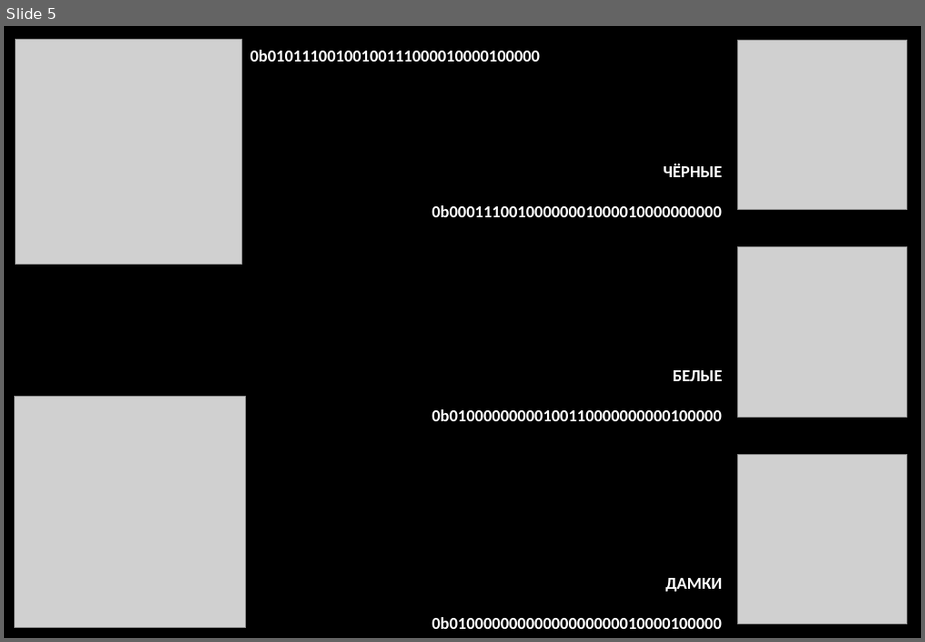
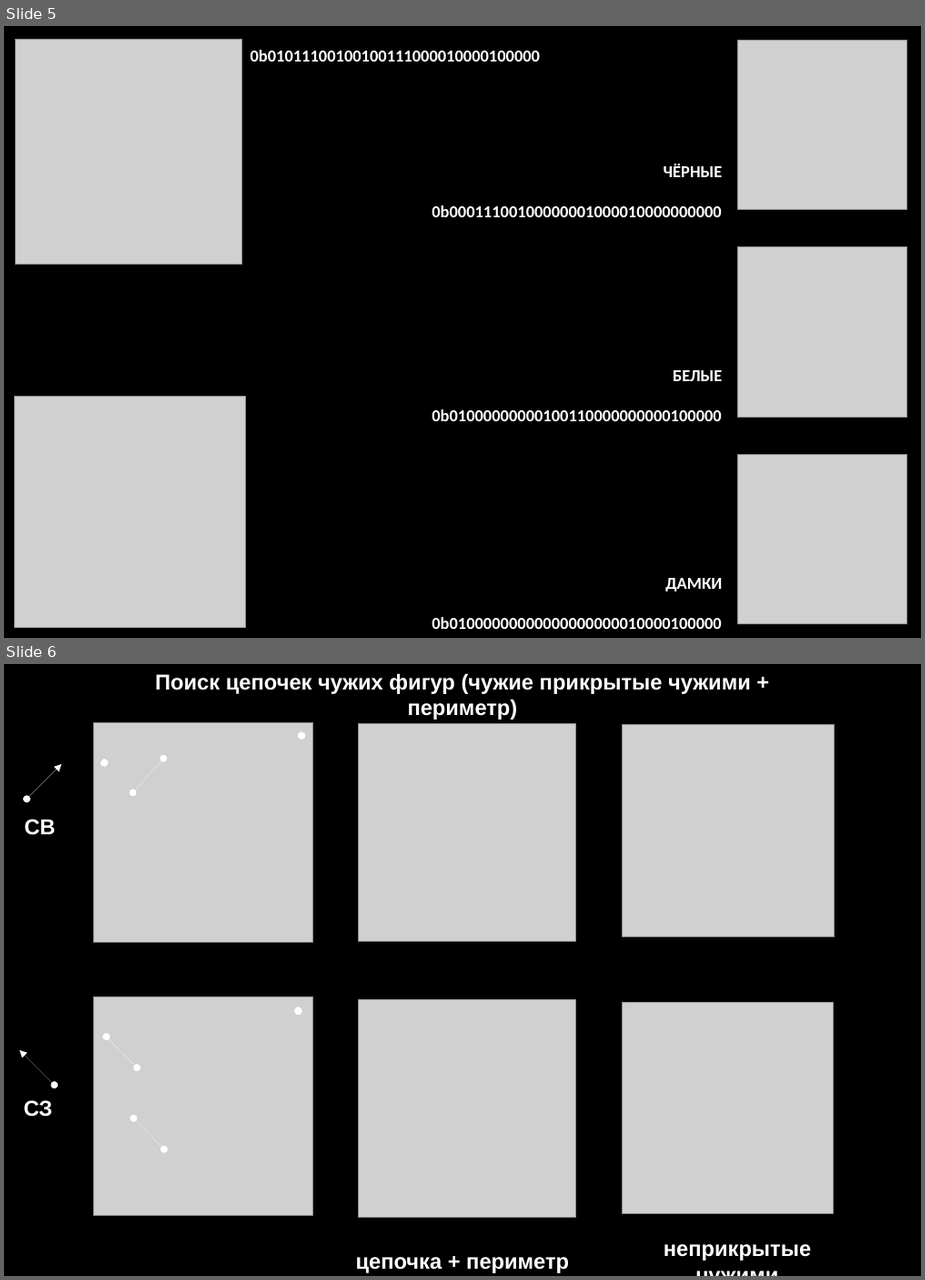
Before and after one commit to hydroplexus/checker-ass, a slide deck: _.doc/_.checker-ass-presentation.odp. Shown one above the other, each under a label of ours: slide 5 before the commit, slides 5 and 6 after it. The pictures are 925x642 and 925x1280 pixels, drawn with LibreOffice and Linux fonts; fonts in the diff are those of the drawing; grey boxes stand for pictures. Boxes give left, top, right and bottom in pixels: in the first picture for what was removed or moved away, otherwise in the second. Text is boxed around its words. In the diff, an @@ line names an element or a change of style, - is before the commit and + after.

```diff
--- a/_.doc/_.checker-ass-presentation.odp
+++ b/_.doc/_.checker-ass-presentation.odp
@@ slide 6 added at box(4, 664, 921, 1276), background #000000 @@
@@ text added at box(155, 673, 751, 720), 18 pt, text #FFFFFF, bold @@
+Поиск цепочек чужих фигур (чужие прикрытые чужими + периметр)
@@ picture added at box(359, 723, 576, 941) @@
@@ picture added at box(622, 724, 834, 937) @@
@@ double arrow added from (27, 799) to (62, 764), #FFFFFF 0 pt @@
@@ group added at box(94, 722, 312, 941): 2 ellipses, 1 picture, 1 double arrow @@
@@ text added at box(24, 819, 55, 835), 18 pt, text #FFFFFF, bold @@
+СВ
@@ picture added at box(359, 1000, 576, 1217) @@
@@ picture added at box(623, 1003, 833, 1213) @@
@@ group added at box(94, 996, 312, 1215): 2 double arrows, 1 picture, 1 ellipse @@
@@ double arrow added from (54, 1084) to (19, 1050), #FFFFFF 0 pt @@
@@ text added at box(24, 1100, 53, 1116), 18 pt, text #FFFFFF, bold @@
+СЗ
@@ text added at box(356, 1256, 569, 1273), 18 pt, text #FFFFFF, bold @@
+цепочка + периметр
@@ text added at box(664, 1244, 811, 1260), 18 pt, text #FFFFFF, bold @@
+неприкрытые чужими
```
Also in this commit, not shown: 7 other slides added, 3 slides removed, 10 other files.
